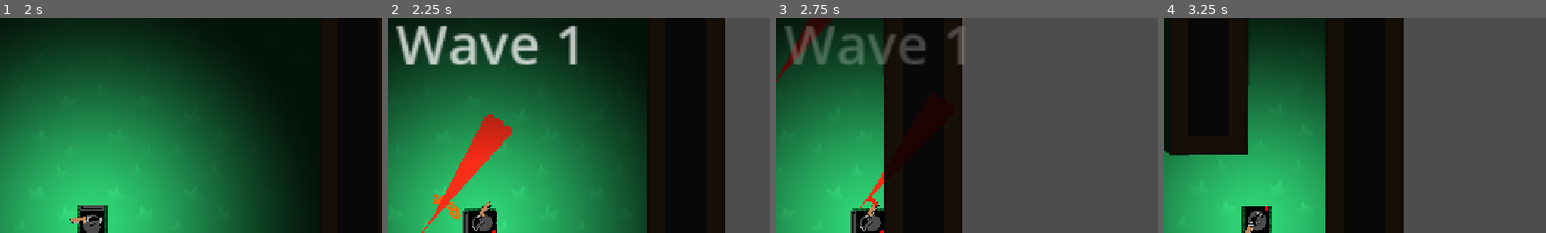
Above: before the commit, frames 1-4 (left to right).
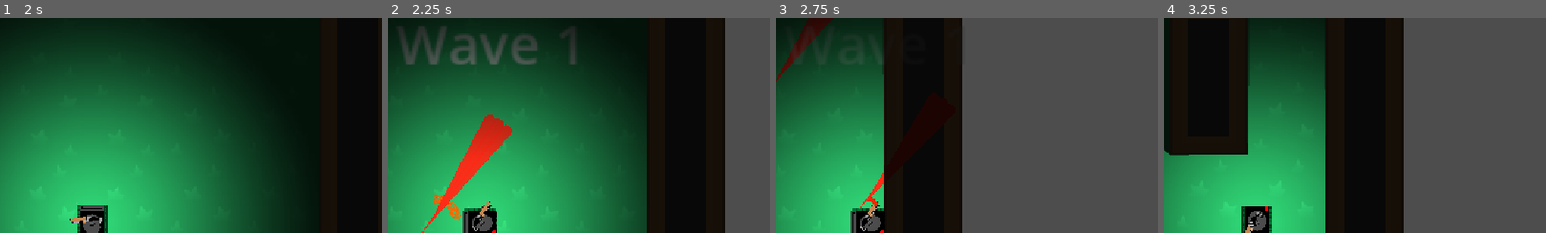
Above: after the commit, the same moments.

Repository: isaacK-428/shot_gun_craze
Game: Godot game, scene res://scenes/maps/courtyard.tscn
The game is run twice, just before and just after one commit, with the same random seed, the same clock (stepped at 60 frames per second) and the same inputs.
Inputs (mouse positions are % of the whole screen's width and height, from its top left):
- Up to frame 1 (2 s): tap Enter at 0.5 s; move the mouse to (72, 45) at 0.52 s; hold Right (go_right) 0.53-1.28 s; tap Shift (dash) at 0.6 s; move the mouse to (30, 55) at 1.27 s; hold Down (go_down) from 1.28 s (still down); tap E (melee_attack) at 1.35 s
- Up to frame 2 (2.25 s): tap R (restart) at 2 s; move the mouse to (60, 28) at 2.02 s; release Down (go_down) at 2.03 s; hold Right (go_right) from 2.03 s (still down); hold Space (shoot) from 2.03 s (still down)
- Up to frame 3 (2.75 s): keep holding Right (go_right); keep holding Space (shoot)
- Up to frame 4 (3.25 s): move the mouse to (45, 70) at 2.77 s; release Right (go_right) at 2.78 s; release Space (shoot) at 2.78 s; hold Up (go_up) from 2.78 s (still down); tap Shift (dash) at 2.85 s
The pictures show only the part of the screen within x 38-88%, y 2-52%; the shares and areas given below are measured in that part.

Frame 1 is identical in both runs. In frame 2, 3.9% of the frame differs, in the area x 2-50%, y 3-22%; in frame 3, 2.9%; in frame 4, nothing differs.

Commit message:
Revert "game over"
This reverts commit 0281081ad3db2178962ef897243faa1fa3fb177e.

Diff:
--- a/scenes/UI/hud.tscn
+++ b/scenes/UI/hud.tscn
@@ -6,9 +6,6 @@
 bg_color = Color(0.69135684, 0.6913568, 0.69135684, 1)
 
 [sub_resource type="CanvasItemMaterial" id="CanvasItemMaterial_rd3kb"]
-light_mode = 1
-
-[sub_resource type="CanvasItemMaterial" id="CanvasItemMaterial_c4vmg"]
 light_mode = 1
 
 [sub_resource type="StyleBoxFlat" id="StyleBoxFlat_ahhtf"]
@@ -108,7 +105,6 @@
 
 [node name="Label" type="Label" parent="." unique_id=2000290945]
 visible = false
-material = SubResource("CanvasItemMaterial_c4vmg")
 layout_mode = 1
 anchors_preset = 5
 anchor_left = 0.5
--- a/scenes/UI/settings.tscn
+++ b/scenes/UI/settings.tscn
@@ -39,7 +39,6 @@
 offset_bottom = 307.0
 max_value = 1.0
 step = 0.01
-value = 0.65
 
 [node name="music" type="HSlider" parent="." unique_id=1557515879]
 layout_mode = 0
@@ -49,7 +48,6 @@
 offset_bottom = 376.0
 max_value = 1.0
 step = 0.01
-value = 0.25
 
 [node name="SFX" type="HSlider" parent="." unique_id=1630511722]
 layout_mode = 0
@@ -59,7 +57,6 @@
 offset_bottom = 446.0
 max_value = 1.0
 step = 0.01
-value = 0.73
 
 [node name="Label2" type="Label" parent="." unique_id=1027756260]
 layout_mode = 0
--- a/scenes/game_over_screen.tscn
+++ /dev/null
@@ -1,120 +0,0 @@
-[gd_scene format=3 uid="uid://bwdd81532b3ra"]
-
-[sub_resource type="StyleBoxFlat" id="StyleBoxFlat_iwahs"]
-bg_color = Color(0.6, 0.44400004, 0.44400004, 0.79607844)
-border_width_left = 10
-border_width_top = 10
-border_width_right = 10
-border_width_bottom = 10
-corner_radius_top_left = 12
-corner_radius_top_right = 12
-corner_radius_bottom_right = 12
-corner_radius_bottom_left = 12
-
-[node name="game_over_screen" type="Control" unique_id=1579867362]
-layout_mode = 3
-anchors_preset = 15
-anchor_right = 1.0
-anchor_bottom = 1.0
-grow_horizontal = 2
-grow_vertical = 2
-
-[node name="Panel" type="Panel" parent="." unique_id=1766119928]
-layout_mode = 1
-anchors_preset = 8
-anchor_left = 0.5
-anchor_top = 0.5
-anchor_right = 0.5
-anchor_bottom = 0.5
-offset_left = -278.0
-offset_top = -170.0
-offset_right = 278.0
-offset_bottom = 170.0
-grow_horizontal = 2
-grow_vertical = 2
-theme_override_styles/panel = SubResource("StyleBoxFlat_iwahs")
-
-[node name="game over" type="Label" parent="." unique_id=1168282562]
-layout_mode = 1
-anchors_preset = 8
-anchor_left = 0.5
-anchor_top = 0.5
-anchor_right = 0.5
-anchor_bottom = 0.5
-offset_left = -78.5
-offset_top = -160.0
-offset_right = 78.5
-offset_bottom = -120.0
-grow_horizontal = 2
-grow_vertical = 2
-theme_override_font_sizes/font_size = 29
-text = "Game Over"
-
-[node name="score" type="Label" parent="." unique_id=1472994624]
-layout_mode = 1
-anchors_preset = 8
-anchor_left = 0.5
-anchor_top = 0.5
-anchor_right = 0.5
-anchor_bottom = 0.5
-offset_left = -78.5
-offset_top = -117.0
-offset_right = 78.5
-offset_bottom = -77.0
-grow_horizontal = 2
-grow_vertical = 2
-theme_override_font_sizes/font_size = 29
-text = "score: 0"
-
-[node name="coins" type="Label" parent="." unique_id=1230449499]
-layout_mode = 1
-anchors_preset = 8
-anchor_left = 0.5
-anchor_top = 0.5
-anchor_right = 0.5
-anchor_bottom = 0.5
-offset_left = -124.0
-offset_top = -71.0
-offset_right = 124.0
-offset_bottom = -31.0
-grow_horizontal = 2
-grow_vertical = 2
-theme_override_font_sizes/font_size = 29
-text = "coins gathered: 0-"
-
-[node name="retry" type="Button" parent="." unique_id=1753657046]
-layout_mode = 1
-anchors_preset = 8
-anchor_left = 0.5
-anchor_top = 0.5
-anchor_right = 0.5
-anchor_bottom = 0.5
-offset_left = -105.0
-offset_top = 7.0
-offset_right = 108.0
-offset_bottom = 78.0
-grow_horizontal = 2
-grow_vertical = 2
-text = "Retry"
-
-[node name="main_menu" type="Button" parent="." unique_id=1639800020]
-layout_mode = 1
-anchors_preset = 8
-anchor_left = 0.5
-anchor_top = 0.5
-anchor_right = 0.5
-anchor_bottom = 0.5
-offset_left = -68.0
-offset_top = 97.0
-offset_right = 74.0
-offset_bottom = 128.0
-grow_horizontal = 2
-grow_vertical = 2
-text = "Go to main menu"
-
-[node name="Panel2" type="Panel" parent="." unique_id=1010285358]
-layout_mode = 0
-offset_left = 541.0
-offset_top = 292.0
-offset_right = 581.0
-offset_bottom = 332.0
--- a/scenes/maps/harbour.tscn
+++ b/scenes/maps/harbour.tscn
@@ -3,7 +3,6 @@
 [ext_resource type="Script" uid="uid://bscg21iobvh8t" path="res://scripts/main_scene.gd" id="1_18uil"]
 [ext_resource type="PackedScene" uid="uid://bvy3b8qb81f76" path="res://scenes/tile_map.tscn" id="2_wdqxk"]
 [ext_resource type="PackedScene" uid="uid://oo44jalssfgl" path="res://scenes/water.tscn" id="3_u767t"]
-[ext_resource type="PackedScene" uid="uid://clekuvilw51ga" path="res://scenes/top_layer.tscn" id="4_u767t"]
 [ext_resource type="PackedScene" uid="uid://urw3dtjpdxq5" path="res://scenes/player.tscn" id="4_v550g"]
 [ext_resource type="PackedScene" uid="uid://dmjpu32frimxm" path="res://scenes/enemy_spawner.tscn" id="5_re20j"]
 [ext_resource type="PackedScene" uid="uid://bumyycpihha8h" path="res://scenes/interest_point.tscn" id="6_rlgnk"]
@@ -19,8 +18,6 @@
 modulate = Color(1, 1, 1, 0.45882353)
 z_index = -101
 tile_map_data = PackedByteArray("AAD///T/AAASAAAAAAD///X/AAASAAAAAAD///b/AAASAAAAAAD///f/AAASAAAAAAD///j/AAASAAAAAAD/// …(36784 unchanged characters)…
-
-[node name="top_layer" parent="tile_map" unique_id=940255971 instance=ExtResource("4_u767t")]
 
 [node name="player" parent="." unique_id=156242723 instance=ExtResource("4_v550g")]
 position = Vector2(572, -658.00006)
--- a/scenes/maps/house_map.tscn
+++ b/scenes/maps/house_map.tscn
@@ -4,7 +4,6 @@
 [ext_resource type="PackedScene" uid="uid://bvy3b8qb81f76" path="res://scenes/tile_map.tscn" id="2_2b2o2"]
 [ext_resource type="PackedScene" uid="uid://oo44jalssfgl" path="res://scenes/water.tscn" id="3_yye1h"]
 [ext_resource type="PackedScene" uid="uid://urw3dtjpdxq5" path="res://scenes/player.tscn" id="4_1lhhg"]
-[ext_resource type="PackedScene" uid="uid://clekuvilw51ga" path="res://scenes/top_layer.tscn" id="4_yye1h"]
 [ext_resource type="PackedScene" uid="uid://dmjpu32frimxm" path="res://scenes/enemy_spawner.tscn" id="5_lc3ey"]
 [ext_resource type="PackedScene" uid="uid://bumyycpihha8h" path="res://scenes/interest_point.tscn" id="6_ocko7"]
 [ext_resource type="PackedScene" uid="uid://bk1l3sx7l3dl" path="res://scenes/visual affects/darken.tscn" id="7_2b2o2"]
@@ -18,9 +17,6 @@
 [node name="layer 2" parent="tile_map" unique_id=2021952899 instance=ExtResource("3_yye1h")]
 modulate = Color(1, 1, 1, 0.45882353)
 z_index = 101
-
-[node name="top_layer" parent="tile_map" unique_id=940255971 instance=ExtResource("4_yye1h")]
-tile_map_data = PackedByteArray("AAAHAAYAAAAVAAkAAAAKAAsAAAAUAAkAAAAGAA0AAAAXAAgAAAAEAA4AAAAXAAgAAAAGAA8AAAAXAAgAAAD+/woAAAAYAAgAAAD4/xAAAAAZAAkAAADz/wwAAAAZAAQAAAD0//r/AAAZAAQAAAD5//r/AAAZAAYAAAA=")
 
 [node name="player" parent="." unique_id=156242723 instance=ExtResource("4_1lhhg")]
 health = 20
--- a/scenes/maps/idk.tscn
+++ b/scenes/maps/idk.tscn
@@ -4,7 +4,6 @@
 [ext_resource type="PackedScene" uid="uid://bvy3b8qb81f76" path="res://scenes/tile_map.tscn" id="2_5fm25"]
 [ext_resource type="PackedScene" uid="uid://oo44jalssfgl" path="res://scenes/water.tscn" id="3_4ae5l"]
 [ext_resource type="PackedScene" uid="uid://urw3dtjpdxq5" path="res://scenes/player.tscn" id="4_1hov8"]
-[ext_resource type="PackedScene" uid="uid://clekuvilw51ga" path="res://scenes/top_layer.tscn" id="4_jank7"]
 [ext_resource type="PackedScene" uid="uid://dmjpu32frimxm" path="res://scenes/enemy_spawner.tscn" id="5_jank7"]
 [ext_resource type="PackedScene" uid="uid://bumyycpihha8h" path="res://scenes/interest_point.tscn" id="6_qbtdj"]
 [ext_resource type="PackedScene" uid="uid://bk1l3sx7l3dl" path="res://scenes/visual affects/darken.tscn" id="7_5fm25"]
@@ -20,8 +19,6 @@
 [node name="layer 2" parent="tile_map" unique_id=2021952899 instance=ExtResource("3_4ae5l")]
 modulate = Color(1, 1, 1, 0.45882353)
 z_index = 0
-
-[node name="top_layer" parent="tile_map" unique_id=940255971 instance=ExtResource("4_jank7")]
 
 [node name="player" parent="." unique_id=156242723 instance=ExtResource("4_1hov8")]
 health = 20
--- a/scenes/player.tscn
+++ b/scenes/player.tscn
@@ -6,7 +6,6 @@
 [ext_resource type="Texture2D" uid="uid://ca531ot8xgbxn" path="res://assets/visual/machine gun.png" id="3_qhqgy"]
 [ext_resource type="PackedScene" uid="uid://chva06vyshj1y" path="res://scenes/UI/hud.tscn" id="4_dqkch"]
 [ext_resource type="Texture2D" uid="uid://b4g3iirll3lxe" path="res://scenes/textures/light.tres" id="6_tuyoq"]
-[ext_resource type="PackedScene" uid="uid://bwdd81532b3ra" path="res://scenes/game_over_screen.tscn" id="7_fjrip"]
 
 [sub_resource type="RectangleShape2D" id="RectangleShape2D_3vyb7"]
 size = Vector2(22, 22)
@@ -300,10 +299,6 @@
 [node name="bullet_visual_cooldown" type="Timer" parent="." unique_id=1352815108]
 wait_time = 0.201
 one_shot = true
-
-[node name="game_over_screen2" parent="." unique_id=1579867362 instance=ExtResource("7_fjrip")]
-visible = false
-scale = Vector2(0.5, 0.5)
 
 [connection signal="body_entered" from="enemy_detect" to="." method="_on_enemy_detect_body_entered"]
 [connection signal="body_exited" from="enemy_detect" to="." method="_on_enemy_detect_body_exited"]
--- a/scenes/tile_map.tscn
+++ b/scenes/tile_map.tscn
@@ -151,9 +151,6 @@
 [sub_resource type="NavigationPolygon" id="NavigationPolygon_gvvpr"]
 
 [sub_resource type="OccluderPolygon2D" id="OccluderPolygon2D_5ie0g"]
-polygon = PackedVector2Array(-32, -32, 32, -32, 32, 32, -32, 32)
-
-[sub_resource type="OccluderPolygon2D" id="OccluderPolygon2D_ac4p3"]
 polygon = PackedVector2Array(-32, -32, 32, -32, 32, 32, -32, 32)
 
 [sub_resource type="NavigationPolygon" id="NavigationPolygon_kk51x"]
@@ -465,7 +462,6 @@
 10:5/0/occlusion_layer_0/polygon_0/polygon = SubResource("OccluderPolygon2D_47enk")
 10:5/0/physics_layer_0/polygon_0/points = PackedVector2Array(-32, -32, 32, -32, 32, -32, 32, 32, -32, 32)
 9:5/0 = 0
-9:5/0/occlusion_layer_0/polygon_0/polygon = SubResource("OccluderPolygon2D_ac4p3")
 9:5/0/physics_layer_0/polygon_0/points = PackedVector2Array(-32, -32, 32, -32, 32, -32, 32, 32, -32, 32)
 9:6/0 = 0
 9:6/0/occlusion_layer_0/polygon_0/polygon = SubResource("OccluderPolygon2D_jx7lj")
--- a/scenes/visual affects/blood.tscn
+++ b/scenes/visual affects/blood.tscn
@@ -34,7 +34,7 @@
 autostart = true
 
 [node name="blood_fade_away" type="Timer" parent="." unique_id=614487254]
-wait_time = 30.126
+wait_time = 16.517
 autostart = true
 
 [node name="delete" type="Timer" parent="." unique_id=1478608549]
--- a/scripts/player.gd
+++ b/scripts/player.gd
@@ -27,7 +27,6 @@
 
 var change_perks = false
 var dash_visual = preload("res://scenes/visual affects/dash_visuals.tscn")
-var main_scene = preload("res://scenes/UI/main_menu.tscn")
 var dash = false
 var can_frost = true
 var actual_melee_cooldown = true
@@ -173,7 +172,7 @@
 	#var object = get_tree().get_nodes_in_group("delete")
 	#for i in object:
 		#i.queue_free()
-	get_tree().change_scene_to_packed(main_scene)
+	get_tree().change_scene_to_file("res://scenes/main_menu.tscn")
 func gun_changed(gun: String):
 	if gun == "pistol":
 		damage = 1
